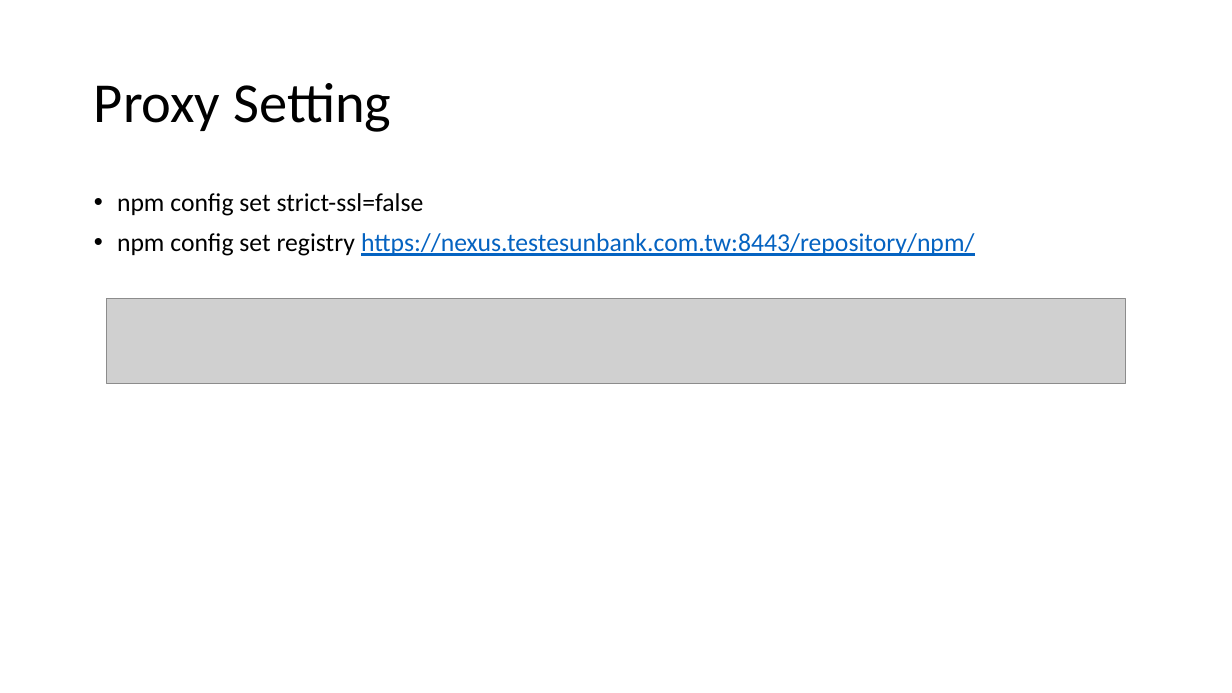
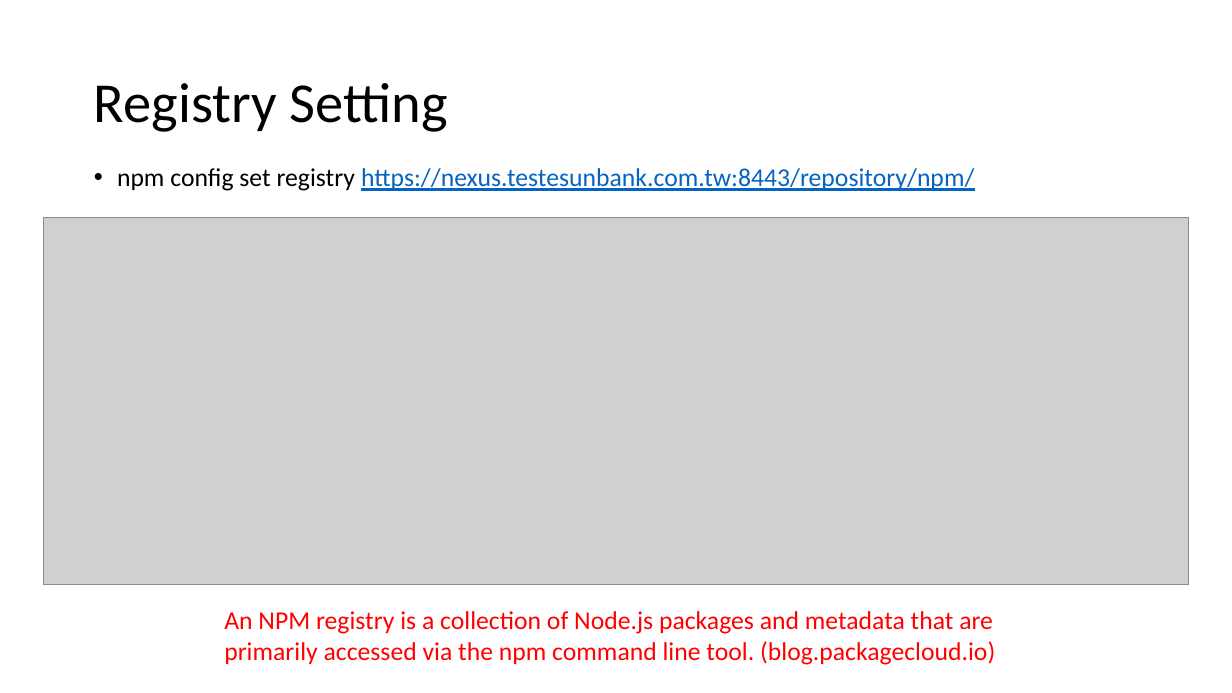
Before and after one commit to michael-ouyang-projects/vue3-practice, a slide deck: slide 4 of VUE3.pptx. Drawn at 1232x693 pixels with LibreOffice and Linux fonts; fonts in the diff are those of the drawing; grey boxes stand for pictures. Boxes give left, top, right and bottom in pixels: in the first picture for what was removed or moved away, otherwise in the second. Text is boxed around its words. In the diff, an @@ line names an element or a change of style, - is before the commit and + after.

```diff
--- a/VUE3.pptx
+++ b/VUE3.pptx
@@ title at bbox=[94, 83, 448, 132]: text changed @@
-Proxy Setting
+Registry Setting
@@ text "npm config set registry https://nexus.testesunbank.com.tw:84 ...": place and size @@
-text "npm config set registry https://nexus.testesunbank.com.tw:84 ..." at bbox=[117, 193, 974, 256]
+text "npm config set registry https://nexus.testesunbank.com.tw:84 ..." at bbox=[117, 168, 974, 191]
@@ text at bbox=[117, 193, 424, 216]: paragraph removed @@
-  • npm config set strict-ssl=false
@@ picture added at bbox=[43, 218, 1189, 585] @@
@@ picture removed at bbox=[107, 299, 1126, 384] @@
@@ text added at bbox=[224, 611, 995, 665], 20 pt, text #FF0000 @@
+An NPM registry is a collection of Node.js packages and metadata that are
+primarily accessed via the npm command line tool. (blog.packagecloud.io)
```
Also in this commit, not shown: 9 other slides changed, 1 slide added.
